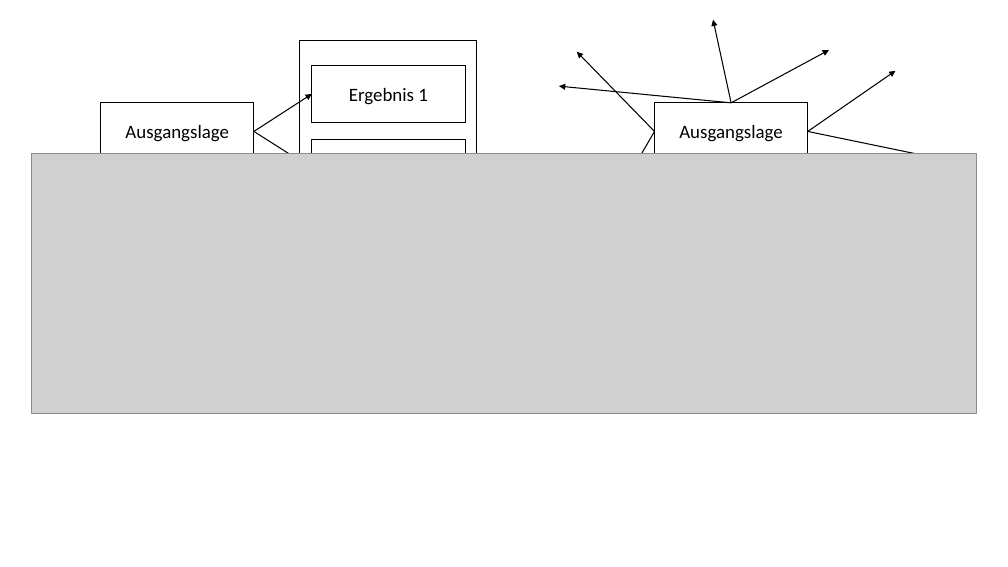
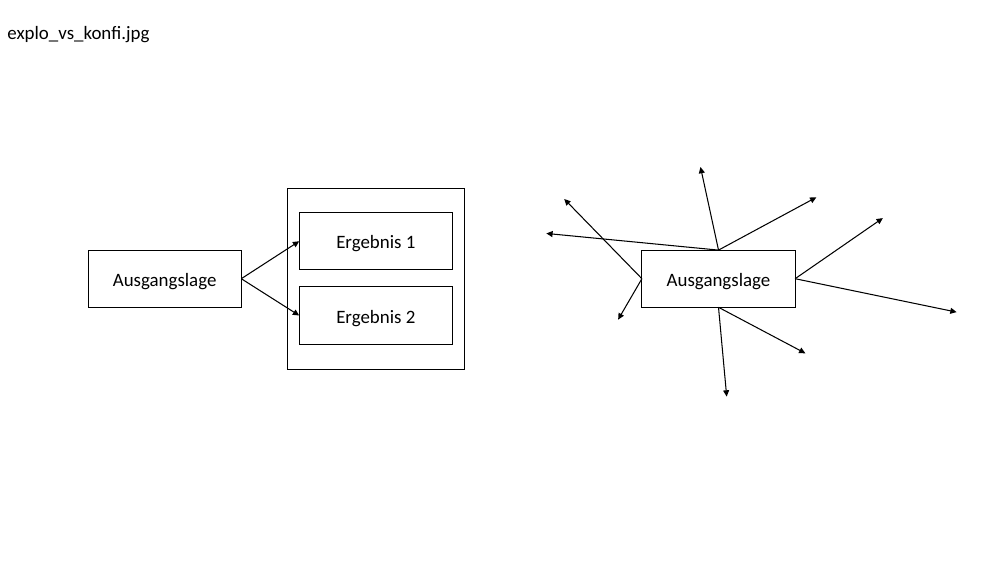
Before and after one commit to LukasRoeseler/opensciencebuch, a slide deck: slide 26 of images/Abbildungen-01.pptx. Drawn at 1008x567 pixels with LibreOffice and Linux fonts; fonts in the diff are those of the drawing; grey boxes stand for pictures. Boxes give left, top, right and bottom in pixels: in the first picture for what was removed or moved away, otherwise in the second. Text is boxed around its words. In the diff, an @@ line names an element or a change of style, - is before the commit and + after.

```diff
--- a/images/Abbildungen-01.pptx
+++ b/images/Abbildungen-01.pptx
@@ text added at (7,26,149,43), 18 pt, text #000000 @@
+explo_vs_konfi.jpg
@@ rectangle removed at (312,140,465,197) @@
@@ picture removed at (32,154,976,414) @@
@@ arrow moved from (655, 132) - (577, 51) to (642, 279) - (564, 199) @@
@@ arrow moved from (731, 103) - (559, 86) to (718, 250) - (547, 234) @@
@@ arrow moved from (808, 132) - (895, 71) to (796, 279) - (883, 219) @@
@@ 4 rectangles, 3 arrows: place and size @@
-4 rectangles, 3 arrows at (101,41,830,222)
+4 rectangles, 3 arrows at (88,188,817,370)
@@ rectangle added at (299,287,453,345), fill #FFFFFF, outline #000000 1 pt, 18 pt, text #000000 @@
+Ergebnis 2
@@ 3 arrows: place and size @@
-3 arrows at (631,20,969,172)
+3 arrows at (619,167,957,320)
@@ arrow added from (718, 308) to (727, 397), #000000 1 pt @@
@@ arrow added from (718, 308) to (805, 353), #000000 1 pt @@
```
Also in this commit, not shown: 13 other slides changed, 3 slides added, 3 slides removed, 1 other file.
